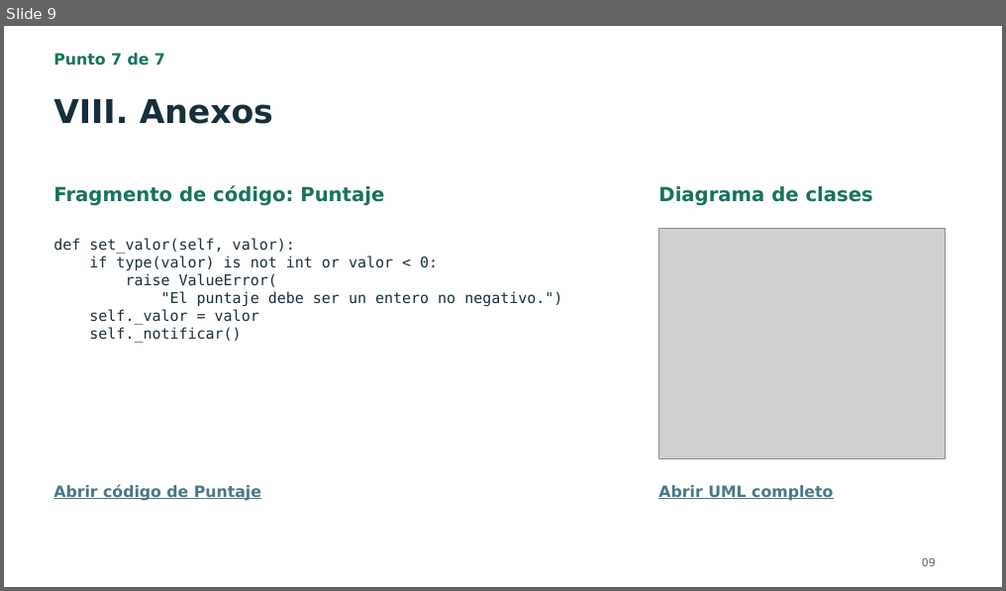
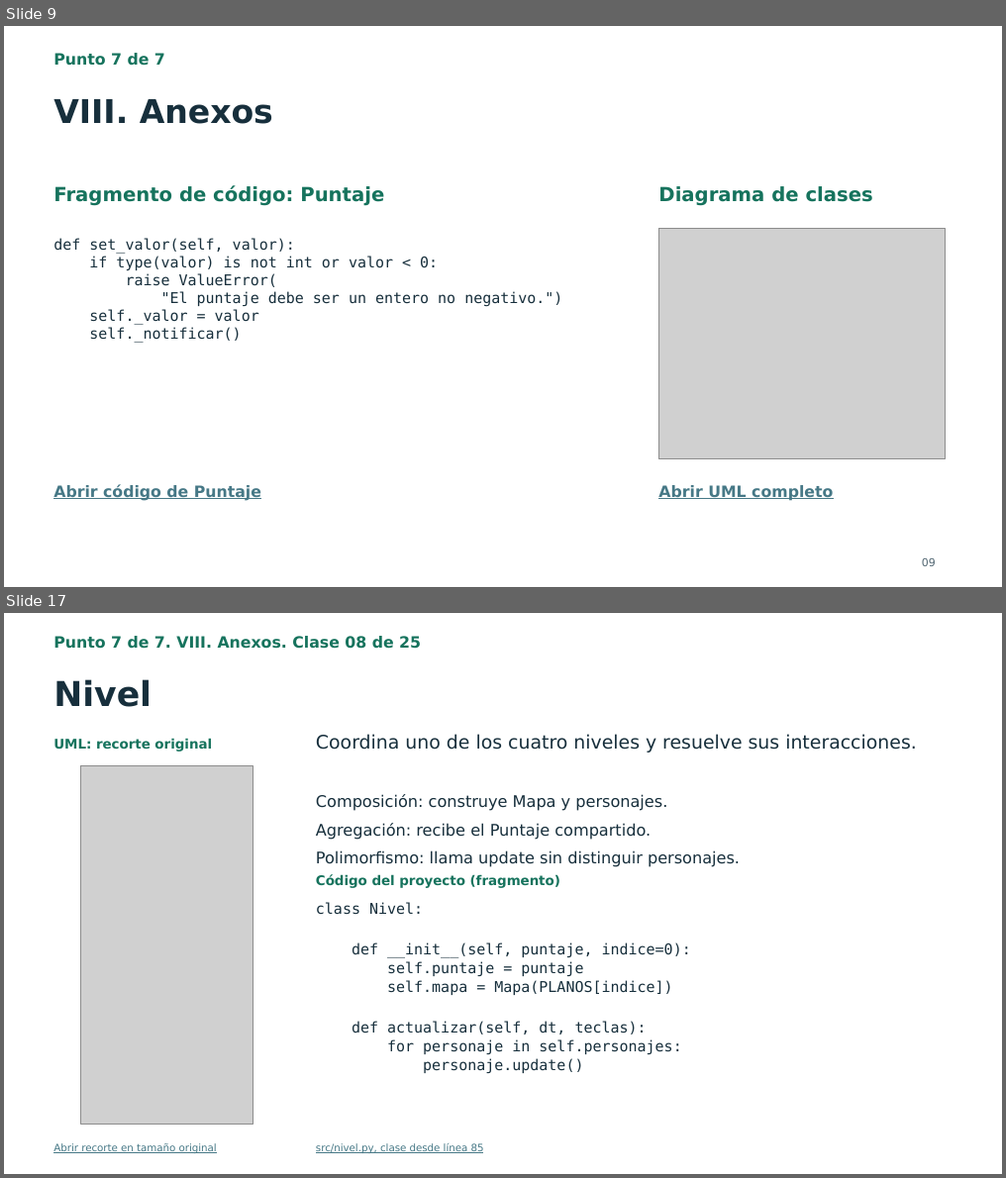
Before and after one commit to JhosFcL/FugaPrision, a slide deck: entrega/Presentacion_Fuga_de_la_Prision.pptx. Shown one above the other, each under a label of ours: slide 9 before the commit, slides 9 and 17 after it; the slides between them are not shown. The pictures are 1006x591 and 1006x1178 pixels, drawn with LibreOffice and Linux fonts; fonts in the diff are those of the drawing; grey boxes stand for pictures. Boxes give left, top, right and bottom in pixels: in the first picture for what was removed or moved away, otherwise in the second. Text is boxed around its words. In the diff, an @@ line names an element or a change of style, - is before the commit and + after.

```diff
--- a/entrega/Presentacion_Fuga_de_la_Prision.pptx
+++ b/entrega/Presentacion_Fuga_de_la_Prision.pptx
@@ slide 17 added at [4,613,1002,1174], background #FFFFFF @@
@@ text added at [54,636,421,649], 15 pt, text #16735D, bold @@
+Punto 7 de 7. VIII. Anexos. Clase 08 de 25
@@ text added at [54,679,152,707], 33 pt, text #172F3C, bold @@
+Nivel
@@ text added at [54,738,212,752], 12.8 pt, text #16735D, bold @@
+UML: recorte original
@@ text added at [316,734,917,753], 18 pt, text #172F3C @@
+Coordina uno de los cuatro niveles y resuelve sus interacciones.
@@ picture added at [81,765,253,1124] @@
@@ text added at [316,794,667,811], 15.4 pt, text #172F3C @@
+Composición: construye Mapa y personajes.
@@ text added at [316,823,650,840], 15.4 pt, text #172F3C @@
+Agregación: recibe el Puntaje compartido.
@@ text added at [316,851,740,867], 15.4 pt, text #172F3C @@
+Polimorfismo: llama update sin distinguir personajes.
@@ text added at [316,874,560,888], 12.8 pt, text #16735D, bold @@
+Código del proyecto (fragmento)
@@ text added at [316,902,691,1073], 14.2 pt, text #172F3C @@
+class Nivel:
+def __init__(self, puntaje, indice=0):
+self.puntaje = puntaje
+self.mapa = Mapa(PLANOS[indice])
+def actualizar(self, dt, teclas):
+for personaje in self.personajes:
+personaje.update()
@@ text added at [54,1144,217,1154], 9.8 pt, text #467886, underline @@
+Abrir recorte en tamaño original
@@ text added at [316,1144,484,1154], 9.8 pt, text #467886, underline @@
+src/nivel.py, clase desde línea 85
```
Also in this commit, not shown: 24 other slides added, 29 other files.
